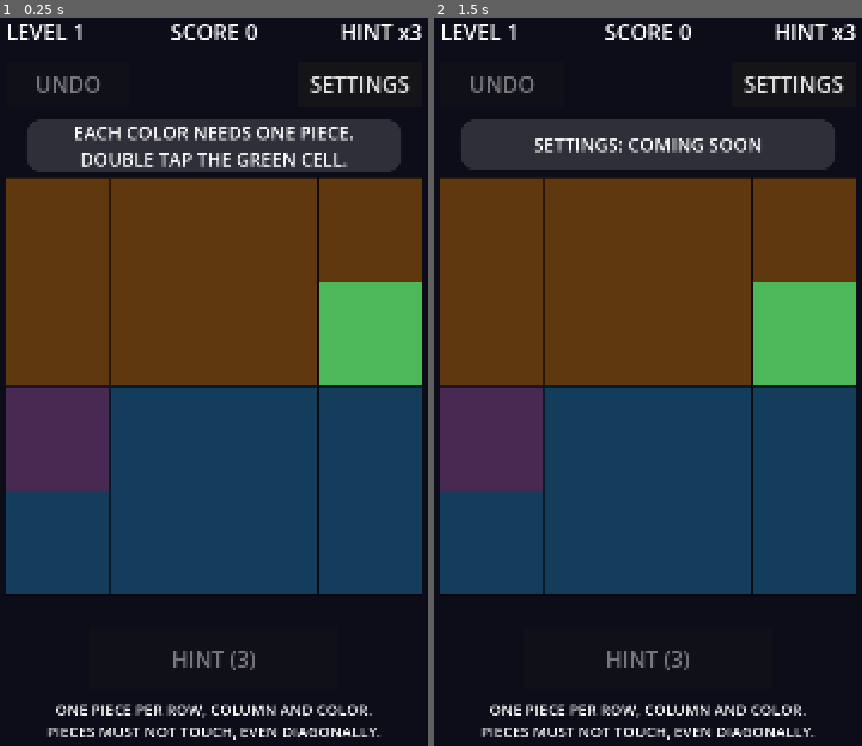
Above: before the commit, frames 1-2 (left to right).
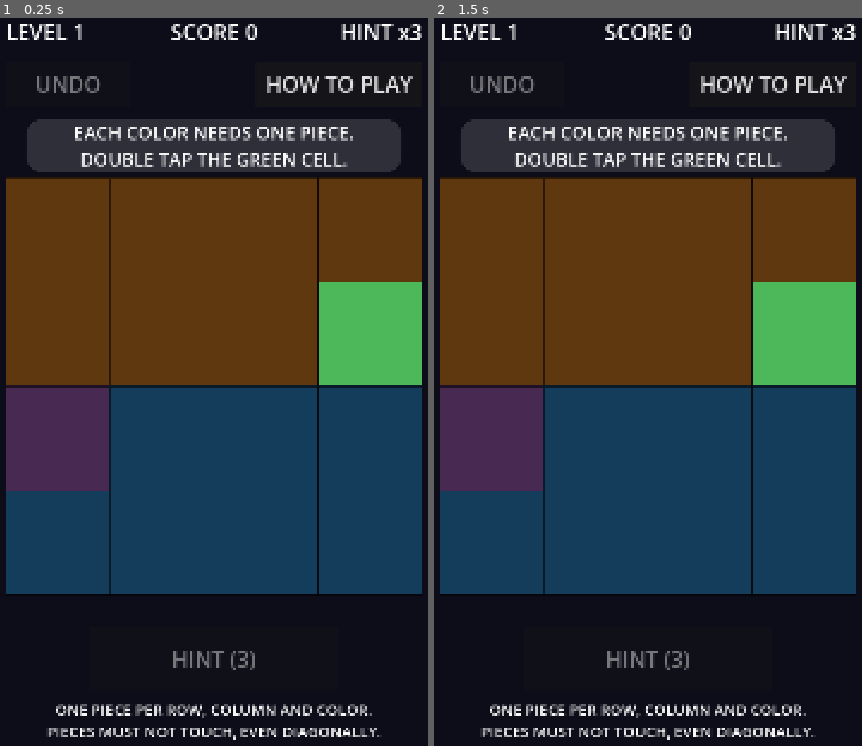
Above: after the commit, the same moments.

Repository: hidekig1001-cell/invader-radar
Game: Godot game, scene res://scenes/app.tscn
Two runs of this game, one before a commit and one after it. Both use one fixed random seed, a clock stepped at 60 frames per second and the inputs below.
Inputs (mouse positions are in pixels of both pictures, inside the frame that each line leads up to):
- Up to frame 1 (0.25 s): no input
- Up to frame 2 (1.5 s): click "SETTINGS" (after the commit: "HOW TO PLAY") at 0.5 s; move the mouse to (746, 338) at 1.27 s; hold Shift from 1.28 s (still down); click (746, 338) at 1.42 s

The runs differ from the first frame. In frame 1, 0.5% of the frame differs, in the area x 62-97%, y 7-11%; in frame 2, 2.5%, in the area x 7-97%, y 7-22%.

Commit message:
CR-1018: SETTINGS のボタンを HOW TO PLAY にして、押すとチュートリアル
improve runner が生成（実装: qwen3.8-flashnext-strata-pc2、テスト: qwen3.8-flashnext-strata-pc2）。run: 20261011-1730-CR-1018

Diff:
--- a/scenes/hud.gd
+++ b/scenes/hud.gd
@@ -27,7 +27,7 @@
 	score_label = _make_label(Rect2(380, 90, 320, 80), HORIZONTAL_ALIGNMENT_CENTER)
 	hint_label = _make_label(Rect2(720, 90, 320, 80), HORIZONTAL_ALIGNMENT_RIGHT)
 	undo_button = _make_button("UNDO", Rect2(40, 200, 300, 110), undo_pressed)
-	settings_button = _make_button("SETTINGS", Rect2(740, 200, 300, 110), settings_pressed)
+	settings_button = _make_button("HOW TO PLAY", Rect2(640, 200, 400, 110), settings_pressed)
 	hint_button = _make_button("HINT", Rect2(240, 1560, 600, 150), hint_pressed)
 	apply_button = _make_button("APPLY", Rect2(850, 1560, 200, 150), apply_pressed)
 	apply_button.visible = false
--- a/scenes/main.gd
+++ b/scenes/main.gd
@@ -1,6 +1,8 @@
 # 画面の層（SPEC.md 3 節）: 縦の画面（1080 x 1920）。入力を集めて session に渡し、状態を表示に写す。
 # 規則・状態の判断は session（game/session.gd）に任せる。`session` は撮影（.autedev/shot.gd）が読む。
 extends Node2D
+
+signal tutorial_finished
 
 const Session = preload("res://game/session.gd")
 const InputMapper = preload("res://scenes/input_mapper.gd")
@@ -29,7 +31,10 @@
 	session.changed.connect(_refresh)
 	hud.undo_pressed.connect(func() -> void: session.undo())
 	hud.hint_pressed.connect(_on_hint)
-	hud.settings_pressed.connect(func() -> void: bubble.show_text("SETTINGS: COMING SOON", 2.0))
+	hud.settings_pressed.connect(func() -> void:
+		if not is_tutorial():
+			start_tutorial()
+	)
 	hud.apply_pressed.connect(on_apply)
 	_refresh()
 	bubble.show_text(HELP_TEXT, 4.0)
@@ -151,6 +156,7 @@
 	hud.set_tutorial_mode(false)
 	bubble.show_text(HELP_TEXT, 4.0)
 	_refresh()
+	tutorial_finished.emit()
 
 
 func is_tutorial() -> bool:
--- /dev/null
+++ b/test/cr/test_cr_1018.gd
@@ -0,0 +1,47 @@
+extends GutTest
+
+const MainScene = preload("res://scenes/main.tscn")
+const TutorialSteps = preload("res://game/tutorial_steps.gd")
+
+
+func _start():
+	var m = MainScene.instantiate()
+	add_child_autofree(m)
+	await wait_frames(2)
+	return m
+
+
+## CHECK: 1
+func test_settings_button_text_and_size() -> void:
+	var m = await _start()
+	assert_eq(m.hud.settings_button.text, "HOW TO PLAY")
+	assert_eq(m.hud.settings_button.position, Vector2(640, 200))
+	assert_eq(m.hud.settings_button.size, Vector2(400, 110))
+
+
+## CHECK: 2
+func test_settings_pressed_starts_tutorial() -> void:
+	var m = await _start()
+	m.hud.settings_pressed.emit()
+	assert_true(m.is_tutorial())
+	assert_eq(m.bubble.text, TutorialSteps.steps()[0]["text"])
+	assert_true(m.hud.hint_button.disabled)
+
+
+## CHECK: 3
+func test_settings_pressed_does_not_restart_tutorial() -> void:
+	var m = await _start()
+	m.hud.settings_pressed.emit()
+	m.tutorial_input("double_tap", Vector2i(3, 1))
+	assert_eq(m.tutorial.step_index, 1)
+	m.hud.settings_pressed.emit()
+	assert_eq(m.tutorial.step_index, 1)
+
+
+## CHECK: 4
+func test_tutorial_finished_signal_emitted() -> void:
+	var m = await _start()
+	watch_signals(m)
+	m.start_tutorial()
+	m.end_tutorial()
+	assert_signal_emit_count(m, "tutorial_finished", 1)
